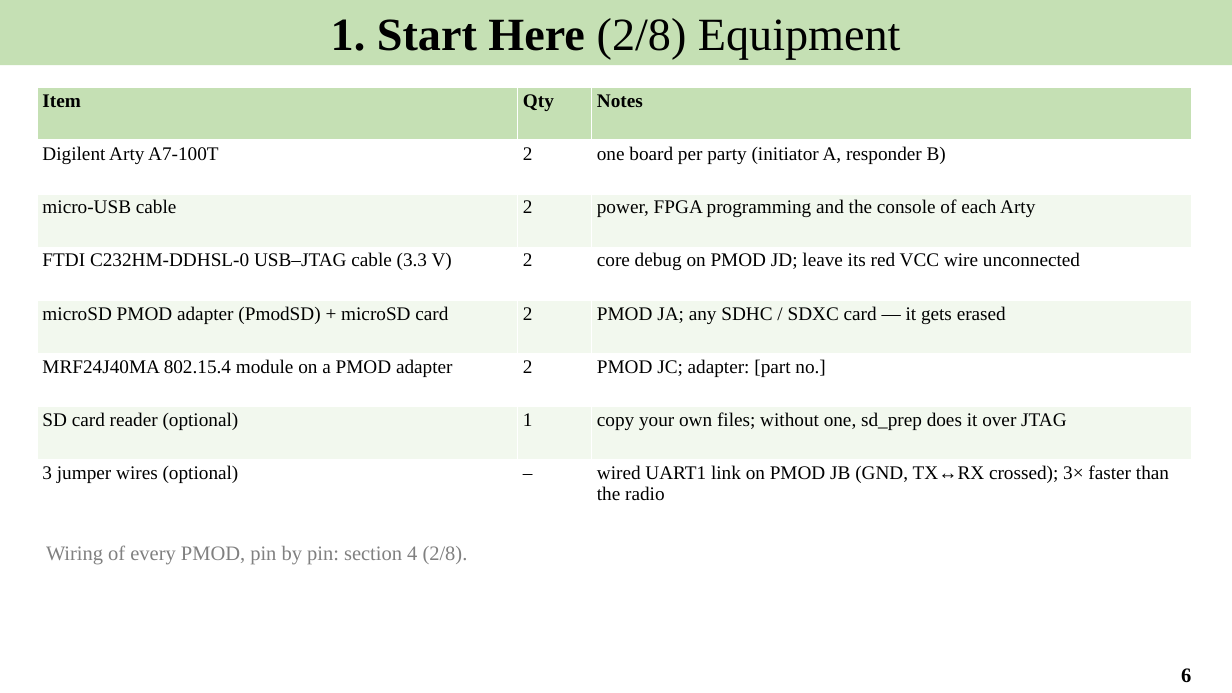
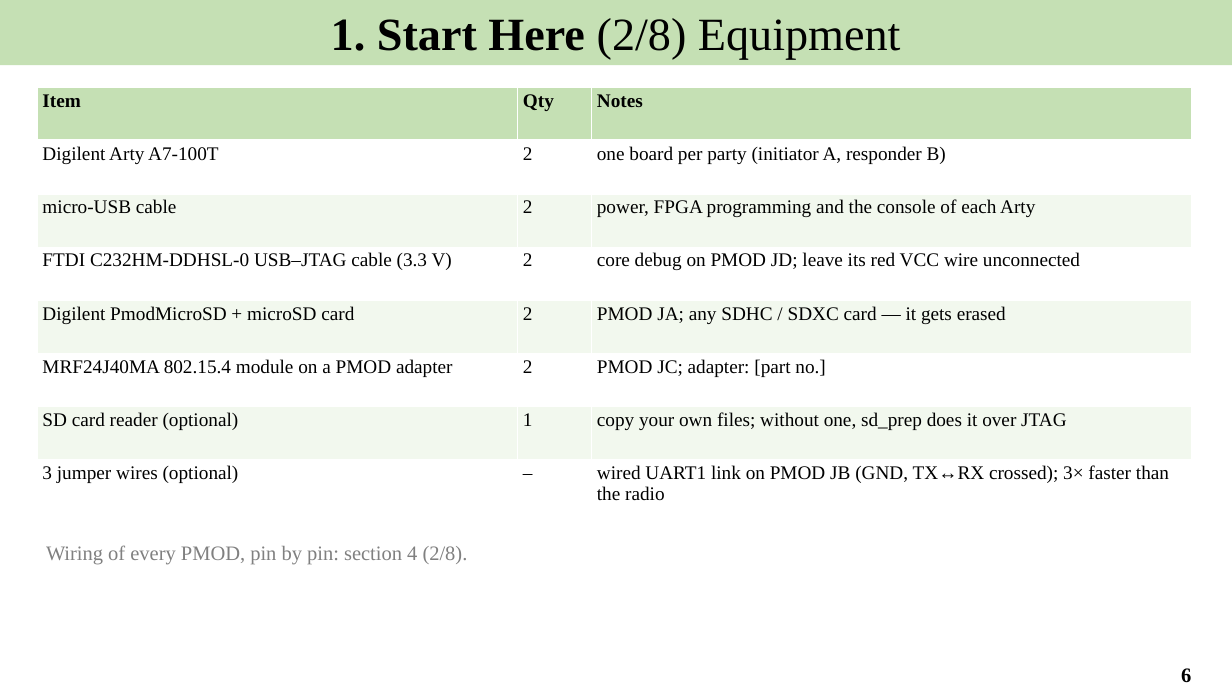
Before and after one commit to Khaiduy/chipyard-edhoc, a slide deck: slide 6 of fpga/sw/export/docs/slides/01_EDHOC_SoC_on_Arty_A7-100T.pptx. Drawn at 1232x693 pixels with LibreOffice and Linux fonts; fonts in the diff are those of the drawing. Boxes give left, top, right and bottom in pixels: in the first picture for what was removed or moved away, otherwise in the second. Text is boxed around its words. In the diff, an @@ line names an element or a change of style, - is before the commit and + after.

Commit message:
docs: setup figures from product images; PmodMicroSD naming

```diff
--- a/fpga/sw/export/docs/slides/01_EDHOC_SoC_on_Arty_A7-100T.pptx
+++ b/fpga/sw/export/docs/slides/01_EDHOC_SoC_on_Arty_A7-100T.pptx
@@ table at [37, 88, 1192, 513] @@
-row 5, column 1: microSD PMOD adapter (PmodSD) + microSD card
+row 5, column 1: Digilent PmodMicroSD + microSD card
```
Also in this commit, not shown: 6 other slides changed, 7 other files.
